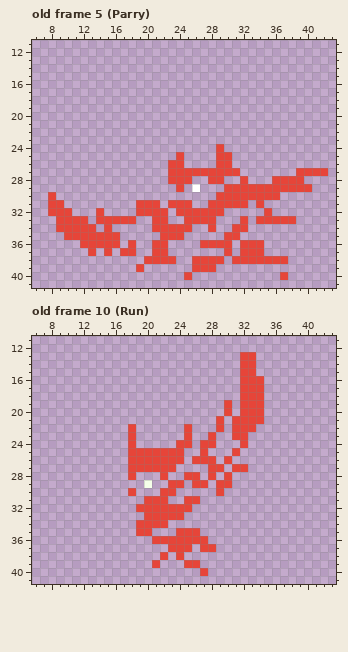
Edited in one commit: pixel-art file (Assets/Art/Characters/Renji_Sprite.aseprite). Above, as it was before the edit.
50x42 pixels, 48 frames. Shown: old frame 5 (Parry): x 6..43, y 11..41; old frame 10 (Run): x 6..43, y 11..41. The commit also changed other frames, which this record leaves out.
The result:
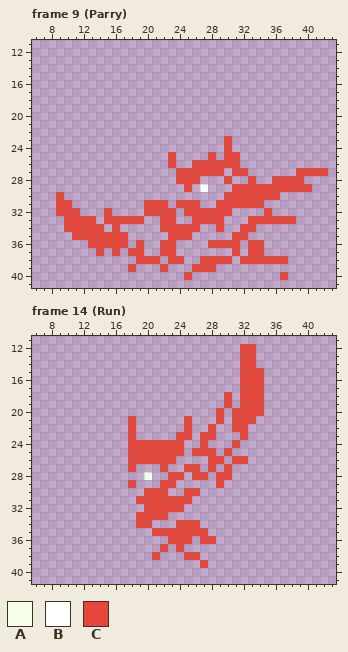
Palette (. is transparent): A #f5ffe8  B #ffffff  C #e64539
A new or re-ordered frame is compared with the old frame closest to it.
From old to new:
frames 48 -> 51
Frame 9 (Parry) is new; against old frame 5 (Parry):
y 23: x 30 . -> C
y 24: x 29..30 C. -> .C
y 25: x 23..24 .C -> C.; x 28..29 .C -> C.; x 31 . -> C
y 26: x 24 C -> .; x 26..28 ... -> CCC; x 31 . -> C
y 27: x 23 C -> .; x 30 C -> .; x 32 . -> C
y 28: x 23 C -> .; x 26 . -> C; x 28..30 CC. -> ..C; x 32..33 C. -> .C
y 29: x 24..27 C.B. -> .C.B; x 30 C -> .
y 30: x 8..9 C. -> .C; x 29 C -> .
y 31: x 8 C -> .; x 10 . -> C; x 19 C -> .; x 22..23 .C -> C.; x 26 . -> C; x 28 C -> .; x 33 . -> C
y 32: x 8 C -> .; x 11 . -> C; x 14..15 C. -> .C; x 19 C -> .; x 23..24 .C -> C.; x 30 . -> C
y 33: x 9 C -> .; x 13..14 .C -> C.; x 19 . -> C; x 21 C -> .; x 23 . -> C; x 25 C -> .; x 29 . -> C; x 32..33 C. -> .C
y 34: x 9 C -> .; x 14..16 .C. -> C.C; x 21 C -> .; x 26 . -> C; x 28..29 C. -> .C; x 31 C -> .; x 33 . -> C
y 35: x 10 C -> .; x 17 . -> C; x 22 C -> .; x 25 . -> C; x 30 C -> .; x 32 . -> C
y 36: x 12 C -> .; x 17..19 .C. -> C.C; x 21 C -> .; x 23 . -> C; x 27 C -> .; x 31..32 .C -> C.
y 37: x 13..17 C.C.C -> .C.C.; x 19 . -> C; x 21 C -> .; x 23 . -> C; x 30..32 C.C -> .C.
y 38: x 19 . -> C; x 22 C -> .; x 24 . -> C; x 26 C -> .; x 30..31 .C -> C.
y 39: x 18..19 .C -> C.; x 22 . -> C
Frame 14 (Run) against old frame 10 (Run):
y 12: x 32..33 .. -> CC
y 15: x 34 . -> C
y 18: x 30 . -> C
y 20: x 29..31 .C. -> C.C
y 21: x 18 . -> C; x 25 . -> C; x 34 C -> .
y 22: x 28..29 .C -> C.; x 33 C -> .
y 23: x 24 . -> C; x 27 . -> C; x 31 C -> .
y 24: x 19..23 ..... -> CCCCC; x 25 C -> .; x 28 C -> .; x 31..32 .C -> C.
y 25: x 26 . -> C; x 28 . -> C; x 30..31 .C -> C.
y 26: x 24 C -> .; x 26..27 CC -> ..; x 29..32 .C.. -> C.CC
y 27: x 19..21 CCC -> ...; x 23 C -> .; x 25..26 .. -> CC; x 29..32 C.CC -> .C..
y 28: x 18 C -> .; x 20 . -> A; x 22..25 C..C -> .CC.; x 27..29 .C. -> C.C
y 29: x 18 . -> C; x 20 A -> .; x 22 . -> C; x 24 C -> .; x 26..27 CC -> ..; x 30 C -> .
y 30: x 18 C -> .; x 20..21 .. -> CC; x 23 C -> .; x 25..26 .. -> CC; x 29 C -> .
y 31: x 19 . -> C; x 23..24 .. -> CC; x 26 C -> .
y 32: x 19 C -> .; x 25 C -> .
y 33: x 19 . -> C; x 23..24 CC -> ..
y 34: x 21..22 CC -> ..; x 24..26 ... -> CCC
y 35: x 19..23 CC... -> ..CCC; x 27 . -> C
y 36: x 21..22 CC -> ..; x 26 C -> .; x 28 . -> C
y 37: x 22..23 .C -> C.; x 25 C -> .; x 27..28 CC -> ..
y 38: x 21..22 .C -> C.; x 24..26 C.. -> .CC
y 39: x 21 C -> .; x 25..27 CC. -> ..C
y 40: x 27 C -> .
Boxes around the changes in both pictures, in picture pixels (x1, y1, x2, y2):
changed: (48, 136, 256, 272)
changed: (128, 344, 264, 576)
